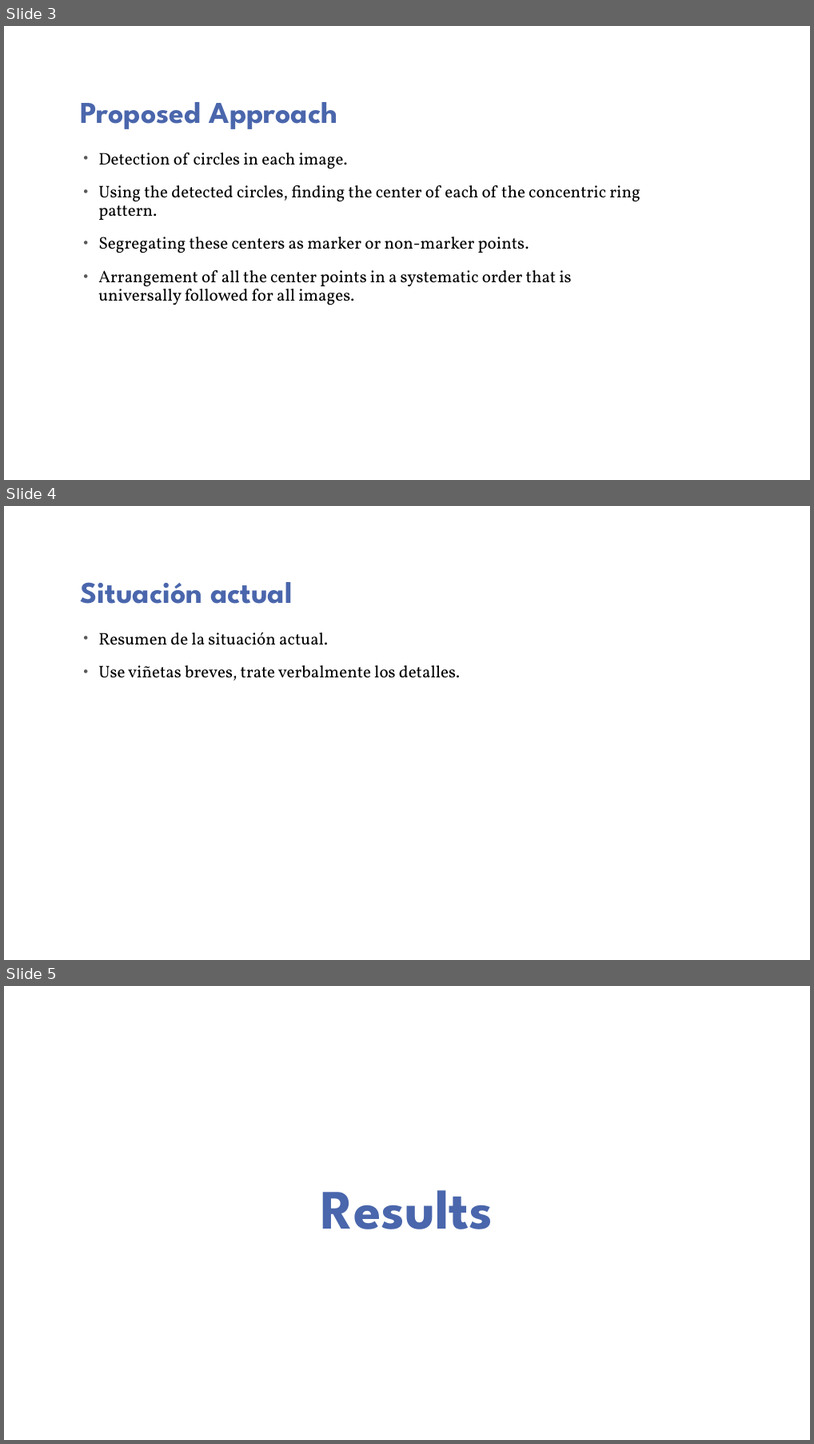
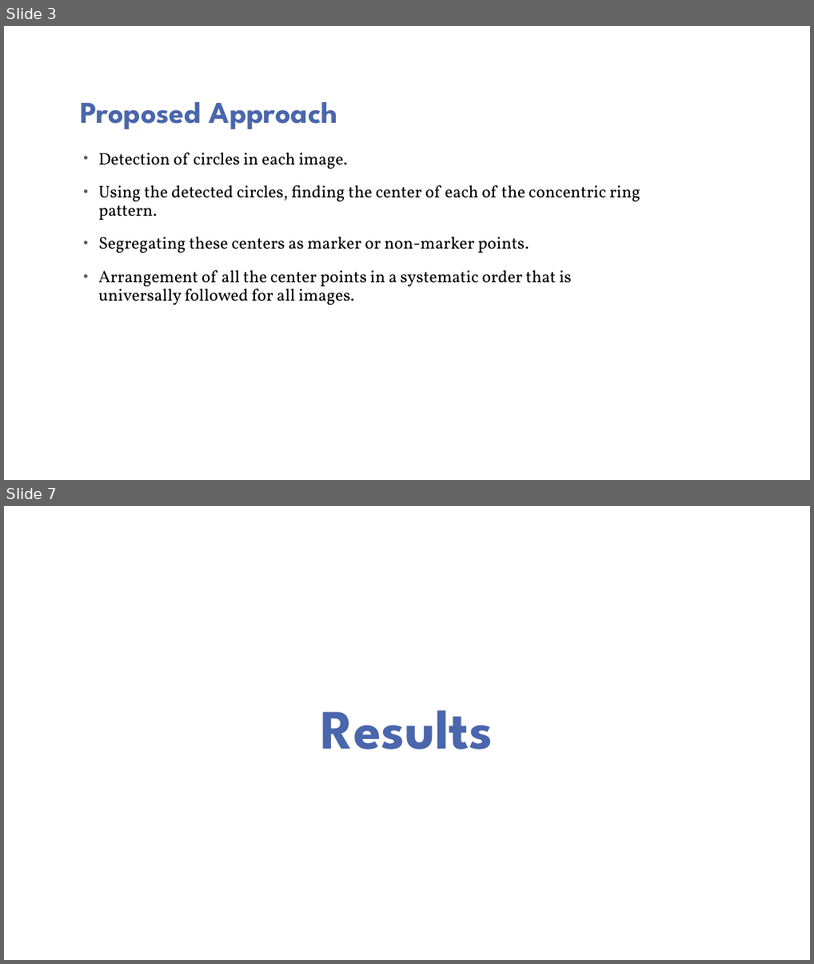
Before and after one commit to CameraCalibration/Report, a slide deck: PatternRecognition/PatternRecognition.pptx. Shown one above the other, each under a label of ours: slides 3, 4 and 5 before the commit, slides 3 and 7 after it; the slides between them are not shown. The pictures are 814x1444 and 814x964 pixels, drawn with LibreOffice and Linux fonts; fonts in the diff are those of the drawing; background and template pictures are left out. Boxes give left, top, right and bottom in pixels: in the first picture for what was removed or moved away, otherwise in the second. Text is boxed around its words. In the diff, an @@ line names an element or a change of style, - is before the commit and + after.

```diff
--- a/PatternRecognition/PatternRecognition.pptx
+++ b/PatternRecognition/PatternRecognition.pptx
@@ slide 4 removed at [4, 506, 810, 960], background picture (left out) @@
@@ title removed at [81, 582, 292, 604] @@
-Situación actual
@@ text removed at [98, 632, 460, 680] @@
-• Resumen de la situación actual.
-• Use viñetas breves, trate verbalmente los detalles.
@@ what was slide 5 is now slide 7 @@
```
Also in this commit, not shown: 4 slides added, 2 other slides removed.
